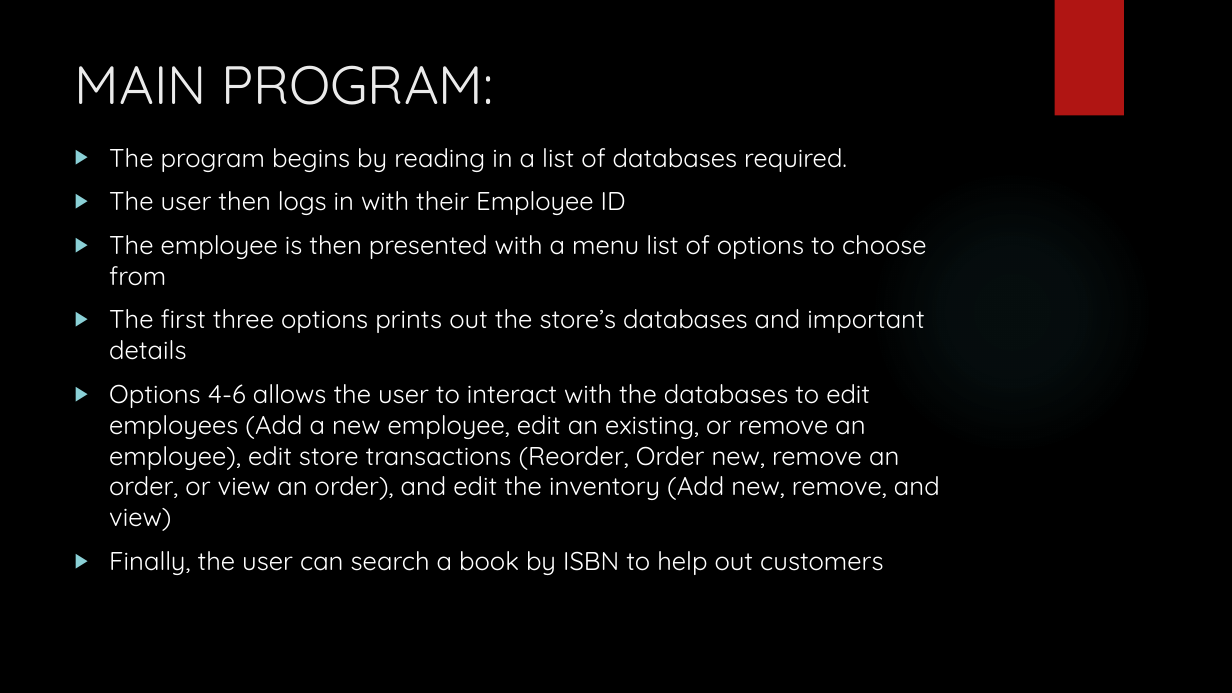
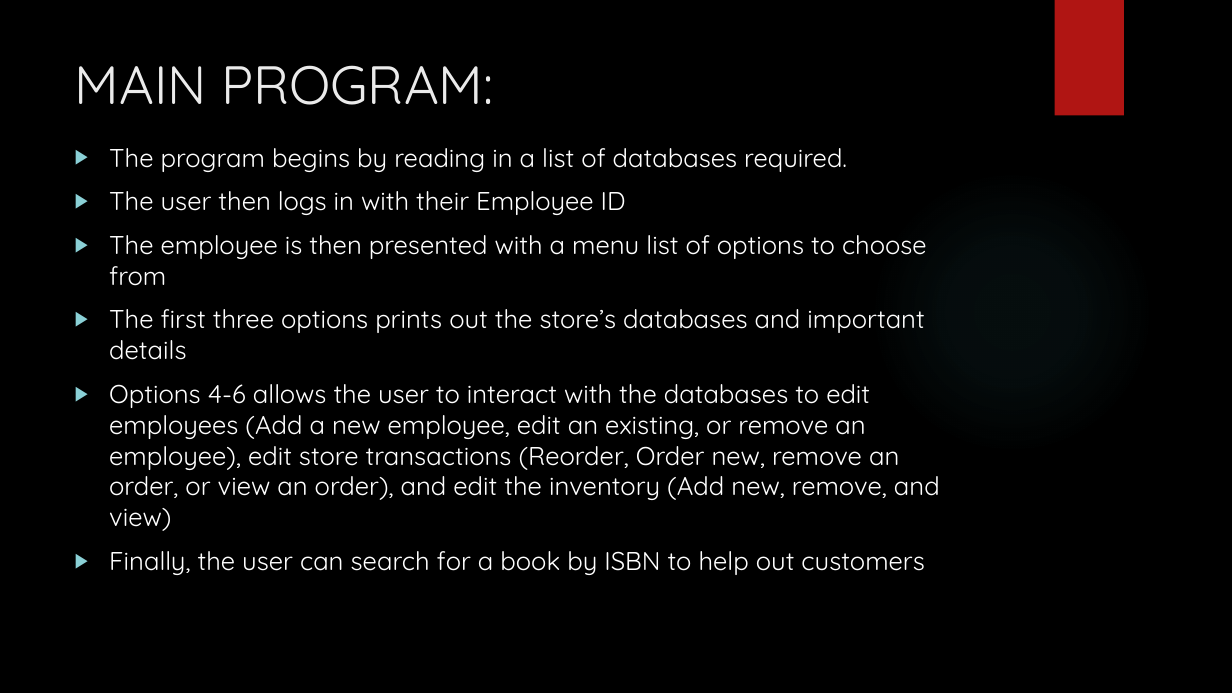
Before and after one commit to Timothy-W/BookStoreApp, a slide deck: slide 5 of BookStoreApp Presentation.pptx. Drawn at 1232x693 pixels with LibreOffice and Linux fonts; fonts in the diff are those of the drawing; background and template pictures are left out. Boxes give left, top, right and bottom in pixels: in the first picture for what was removed or moved away, otherwise in the second. Text is boxed around its words. In the diff, an @@ line names an element or a change of style, - is before the commit and + after.

Commit message:
added a word

```diff
--- a/BookStoreApp Presentation.pptx
+++ b/BookStoreApp Presentation.pptx
@@ text at (x1=109, y1=551, x2=924, y2=575): text changed @@
-▶ Finally, the user can search a book by ISBN to help out customers
+▶ Finally, the user can search for a book by ISBN to help out customers
```
